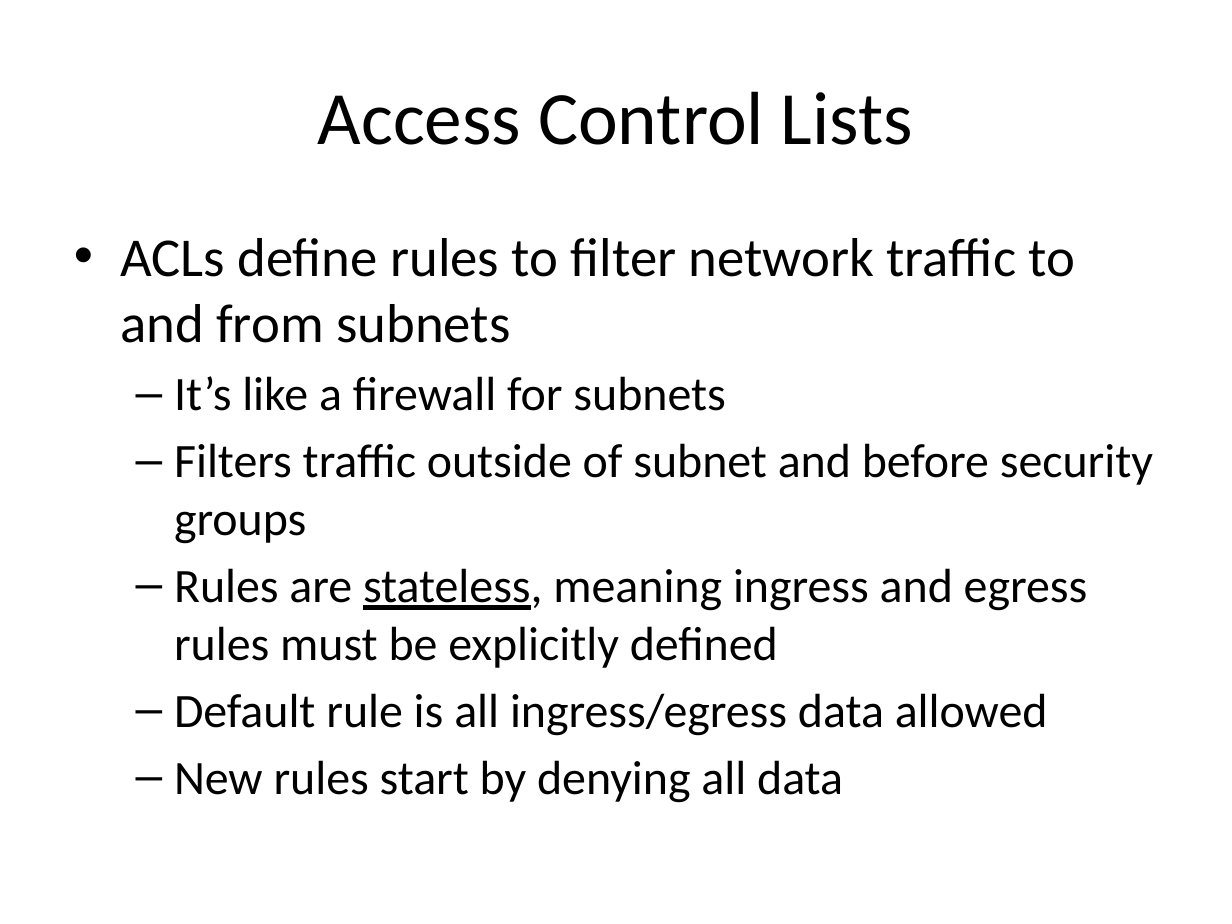
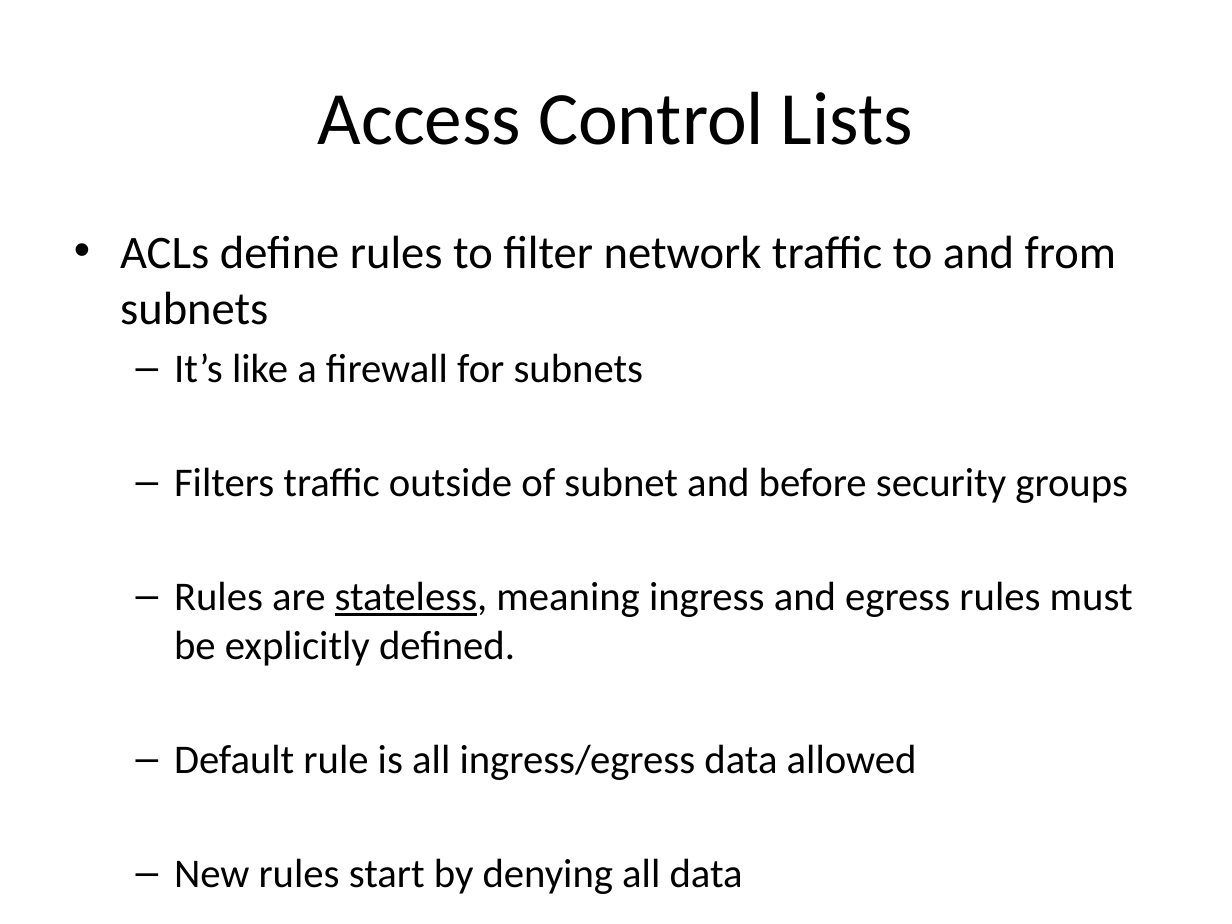
Before and after one commit to jasondbaker/infrastructure-class, a slide deck: slide 21 of infrastructure-week-5.pptx. Drawn at 1232x924 pixels with LibreOffice and Linux fonts; fonts in the diff are those of the drawing. Boxes give left, top, right and bottom in pixels: in the first picture for what was removed or moved away, otherwise in the second. Text is boxed around its words. In the diff, an @@ line names an element or a change of style, - is before the commit and + after.

```diff
--- a/infrastructure-week-5.pptx
+++ b/infrastructure-week-5.pptx
@@ text at (120, 235, 1128, 894): size 32 to 27.2 pt in "ACLs define rules to filter network traffic ..."; size 28 to 23.8 pt in "It’s like a firewall for subnets", "Filters traffic outside of subnet and before ...", "Default rule is all ingress/egress data allowed", "New rules start by denying all data" @@
@@ text at (174, 581, 1133, 666): text changed; size 28 to 23.8 pt @@
-  – Rules are stateless, meaning ingress and egress rules must be explicitly defined
+  – Rules are stateless, meaning ingress and egress rules must be explicitly defined.
```
Also in this commit, not shown: 17 other slides changed, 1 other file.
